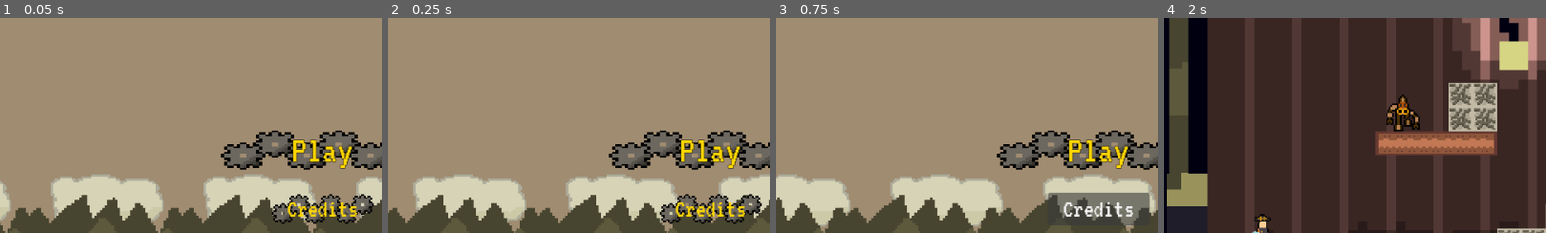
Above: before the commit, frames 1-4 (left to right).
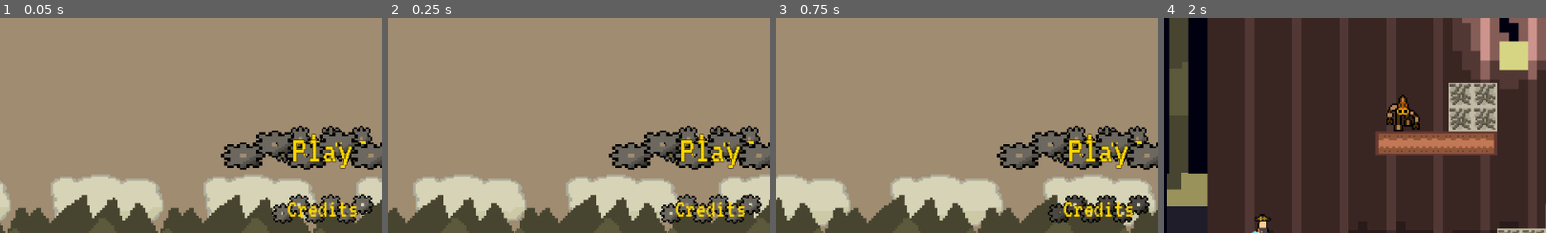
Above: after the commit, the same moments.

Repository: jordanbrotherton/GearDeRail
Game: Godot game, scene res://title.tscn
The game is run twice, just before and just after one commit, with the same random seed, the same clock (stepped at 60 frames per second) and the same inputs.
Inputs (mouse positions are % of the whole screen's width and height, from its top left):
- Up to frame 1 (0.05 s): no input
- Up to frame 2 (0.25 s): no input
- Up to frame 3 (0.75 s): click "Credits" at 0.5 s
- Up to frame 4 (2 s): click (50, 50) at 1.25 s, where only the run after the commit has a clickable "Return"
The pictures show only the part of the screen within x 8-58%, y 21-71%; the shares and areas given below are measured in that part.

The runs differ from the first frame. In frame 1, 1.0% of the frame differs, in the area x 72-98%, y 50-68%; in frame 2, 1.0%; in frame 3, 3.8%, in the area x 71-98%, y 50-97%; in frame 4, nothing differs.

Commit message:
Credits screen started

Diff:
--- a/credits.gd
+++ b/credits.gd
@@ -1,7 +1,7 @@
 extends Button
 
 func _on_pressed() -> void:
-	pass # Replace with function body.
+	$"../../../Node2D".visible = true
 
 func _on_mouse_entered() -> void:
 	$hover.play()
--- a/credits.tscn
+++ b/credits.tscn
@@ -2,23 +2,23 @@
 
 [ext_resource type="FontFile" uid="uid://ke7n8a1sp4qv" path="res://VT323-Regular.ttf" id="1_c1t8d"]
 [ext_resource type="Texture2D" uid="uid://do4ymjmrsaabb" path="res://ts_button.png" id="2_g4wvt"]
+[ext_resource type="Script" uid="uid://i36ngjxabeyf" path="res://return.gd" id="3_pjc1l"]
+[ext_resource type="AudioStream" uid="uid://64r4n66x3lpu" path="res://ui/blipSelect.wav" id="4_j6beo"]
 
 [sub_resource type="StyleBoxTexture" id="StyleBoxTexture_pjc1l"]
 texture = ExtResource("2_g4wvt")
 axis_stretch_horizontal = 2
 axis_stretch_vertical = 2
 
-[node name="Node2D" type="Node2D" unique_id=2113363014]
-
-[node name="Control" type="Control" parent="." unique_id=1019599964]
+[node name="Control" type="Control" unique_id=1019599964]
 layout_mode = 3
 anchors_preset = 0
 offset_right = 40.0
 offset_bottom = 40.0
 
-[node name="CanvasLayer" type="CanvasLayer" parent="Control" unique_id=512799610]
+[node name="CanvasLayer" type="CanvasLayer" parent="." unique_id=512799610]
 
-[node name="VBoxContainer" type="VBoxContainer" parent="Control/CanvasLayer" unique_id=974392554]
+[node name="VBoxContainer" type="VBoxContainer" parent="CanvasLayer" unique_id=974392554]
 anchors_preset = 8
 anchor_left = 0.5
 anchor_top = 0.5
@@ -33,7 +33,7 @@
 size_flags_horizontal = 6
 size_flags_vertical = 6
 
-[node name="Button" type="Button" parent="Control/CanvasLayer/VBoxContainer" unique_id=2032629593]
+[node name="return" type="Button" parent="CanvasLayer/VBoxContainer" unique_id=2032629593]
 layout_mode = 2
 theme_override_colors/font_color = Color(1, 0.84313726, 0, 1)
 theme_override_constants/outline_size = 2
@@ -42,3 +42,17 @@
 theme_override_font_sizes/font_size = 48
 theme_override_styles/normal = SubResource("StyleBoxTexture_pjc1l")
 text = "Return"
+script = ExtResource("3_pjc1l")
+
+[node name="hover" type="AudioStreamPlayer" parent="CanvasLayer/VBoxContainer/return" unique_id=735805483]
+stream = ExtResource("4_j6beo")
+volume_db = -10.0
+
+[node name="leave" type="AudioStreamPlayer" parent="CanvasLayer/VBoxContainer/return" unique_id=423950493]
+stream = ExtResource("4_j6beo")
+volume_db = -10.0
+pitch_scale = 0.75
+
+[connection signal="mouse_entered" from="CanvasLayer/VBoxContainer/return" to="CanvasLayer/VBoxContainer/return" method="_on_mouse_entered"]
+[connection signal="mouse_exited" from="CanvasLayer/VBoxContainer/return" to="CanvasLayer/VBoxContainer/return" method="_on_mouse_exited"]
+[connection signal="pressed" from="CanvasLayer/VBoxContainer/return" to="CanvasLayer/VBoxContainer/return" method="_on_pressed"]
--- /dev/null
+++ b/return.gd
@@ -0,0 +1,10 @@
+extends Button
+
+func _on_pressed() -> void:
+	$"../../../..".visible = false
+
+func _on_mouse_entered() -> void:
+	$hover.play()
+
+func _on_mouse_exited() -> void:
+	$leave.play()
--- a/title.tscn
+++ b/title.tscn
@@ -10,6 +10,7 @@
 [ext_resource type="Script" uid="uid://bytb84q1c3v28" path="res://credits.gd" id="8_jil77"]
 [ext_resource type="Script" uid="uid://c3saywxyribjy" path="res://quit.gd" id="9_16uvt"]
 [ext_resource type="AudioStream" uid="uid://bn5j413ub62dy" path="res://Music/8059346-against-villainous-robot-148967.mp3" id="11_16uvt"]
+[ext_resource type="PackedScene" uid="uid://b0xxrxya1odmn" path="res://credits.tscn" id="11_upcoo"]
 
 [sub_resource type="StyleBoxTexture" id="StyleBoxTexture_7lgly"]
 texture = ExtResource("2_3xoar")
@@ -37,6 +38,13 @@
 axis_stretch_horizontal = 2
 axis_stretch_vertical = 2
 
+[sub_resource type="StyleBoxTexture" id="StyleBoxTexture_upcoo"]
+texture = ExtResource("5_jil77")
+expand_margin_top = 1.0
+expand_margin_bottom = 1.0
+axis_stretch_horizontal = 2
+axis_stretch_vertical = 2
+
 [sub_resource type="StyleBoxTexture" id="StyleBoxTexture_lx2ly"]
 texture = ExtResource("2_kpexm")
 expand_margin_top = 2.0
@@ -44,12 +52,22 @@
 axis_stretch_horizontal = 2
 axis_stretch_vertical = 2
 
+[sub_resource type="StyleBoxTexture" id="StyleBoxTexture_gjryj"]
+texture = ExtResource("5_jil77")
+expand_margin_top = 1.0
+expand_margin_bottom = 1.0
+axis_stretch_horizontal = 2
+axis_stretch_vertical = 2
+
 [node name="Node2D" type="Node2D" unique_id=384791871]
 
 [node name="Background" parent="." unique_id=428480095 instance=ExtResource("4_mom7w")]
 position = Vector2(52, 90)
 
 [node name="CanvasLayer" type="CanvasLayer" parent="." unique_id=15551130]
+
+[node name="Node2D" parent="CanvasLayer" unique_id=2113363014 instance=ExtResource("11_upcoo")]
+visible = false
 
 [node name="Control" type="Control" parent="CanvasLayer" unique_id=1883468566]
 layout_mode = 3
@@ -120,11 +138,13 @@
 layout_mode = 2
 size_flags_horizontal = 4
 theme_override_colors/font_color = Color(1, 0.84313726, 0, 1)
+theme_override_colors/font_hover_color = Color(1, 0.84313726, 0, 1)
 theme_override_colors/font_outline_color = Color(0, 0, 0, 1)
 theme_override_constants/align_to_largest_stylebox = 1
 theme_override_fonts/font = ExtResource("1_oyqm6")
 theme_override_font_sizes/font_size = 32
 theme_override_styles/normal = SubResource("StyleBoxTexture_nuqgq")
+theme_override_styles/hover = SubResource("StyleBoxTexture_upcoo")
 text = "Credits"
 script = ExtResource("8_jil77")
 
@@ -146,10 +166,12 @@
 layout_mode = 2
 size_flags_horizontal = 4
 theme_override_colors/font_color = Color(1, 0.84313726, 0, 1)
+theme_override_colors/font_hover_color = Color(1, 0.84313726, 0, 1)
 theme_override_constants/align_to_largest_stylebox = 2
 theme_override_fonts/font = ExtResource("1_oyqm6")
 theme_override_font_sizes/font_size = 32
 theme_override_styles/normal = SubResource("StyleBoxTexture_lx2ly")
+theme_override_styles/pressed = SubResource("StyleBoxTexture_gjryj")
 text = "Quit"
 script = ExtResource("9_16uvt")
 
Not shown, added: return.gd.uid
